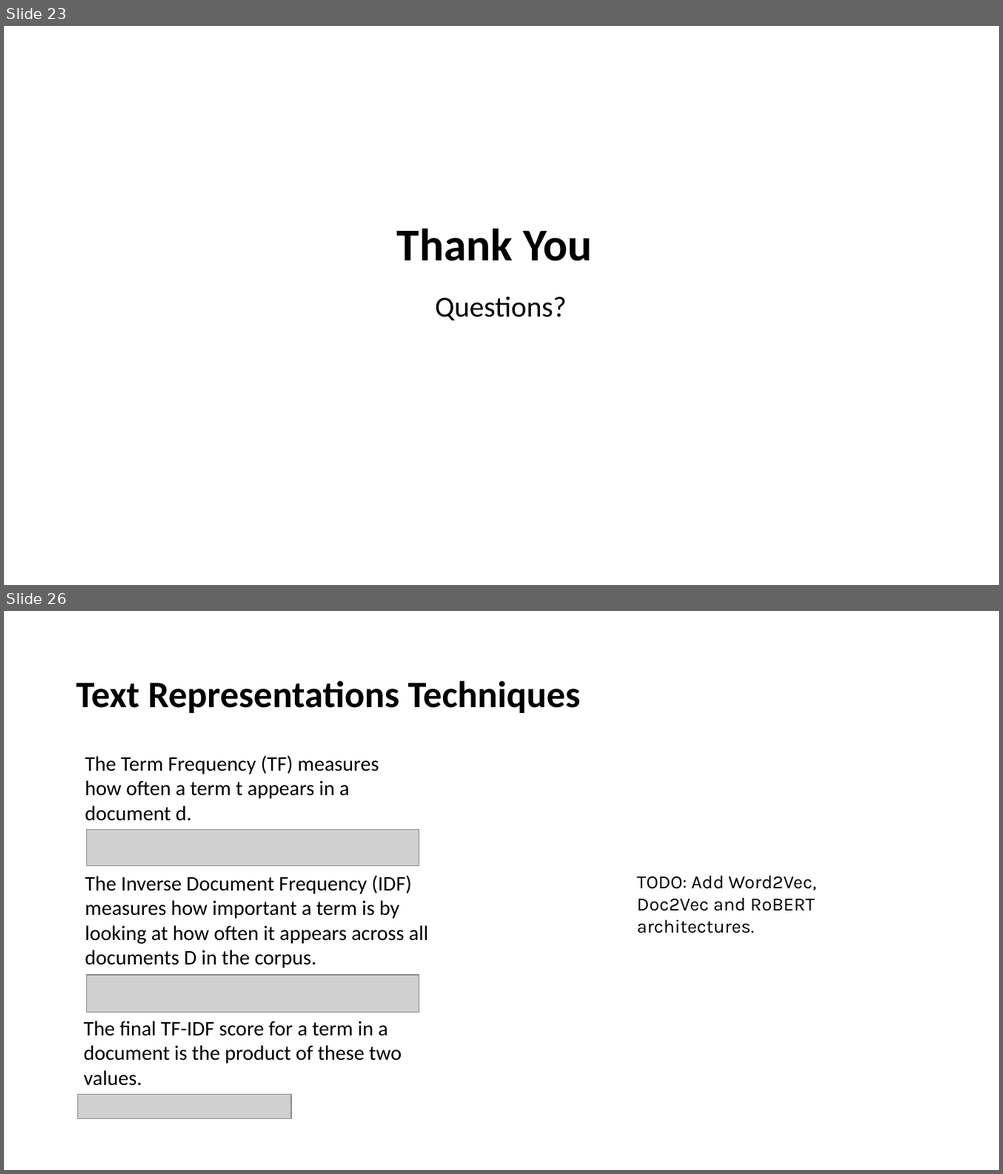
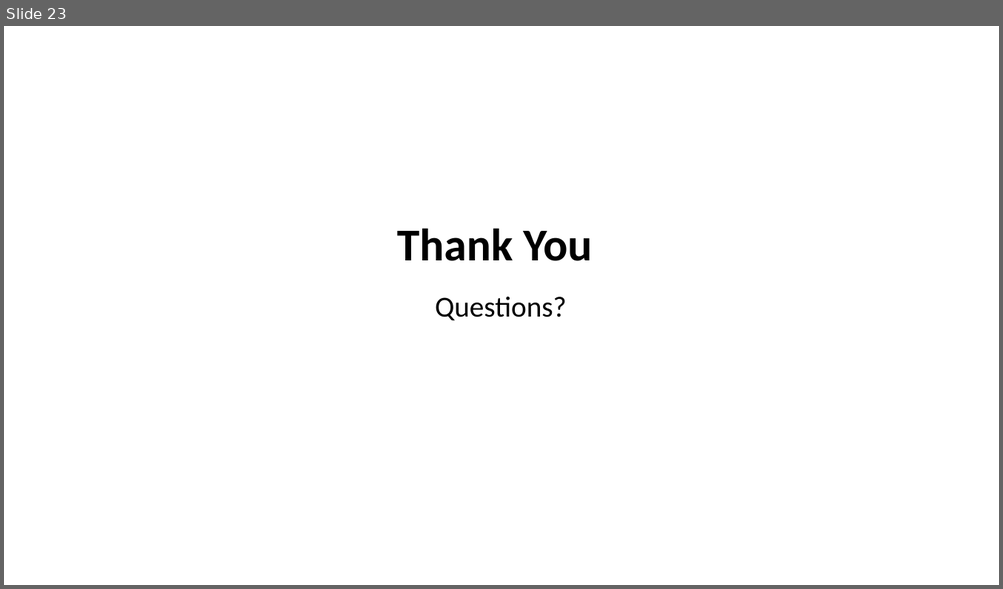
Before and after one commit to razvanxpop/romanian-fake-news-detection, a slide deck: documents/Presentation.pptx. Shown one above the other, each under a label of ours: slides 23 and 26 before the commit, slide 23 after it; the slides between them are not shown. The pictures are 1003x1174 and 1003x589 pixels, drawn with LibreOffice and Linux fonts; fonts in the diff are those of the drawing; grey boxes stand for pictures. Boxes give left, top, right and bottom in pixels: in the first picture for what was removed or moved away, otherwise in the second. Text is boxed around its words. In the diff, an @@ line names an element or a change of style, - is before the commit and + after.

Commit message:
Update presentation document

```diff
--- a/documents/Presentation.pptx
+++ b/documents/Presentation.pptx
@@ slide 26 removed at [4, 611, 999, 1170], background #FFFFFF @@
@@ title removed at [76, 681, 580, 713] @@
-Text Representations Techniques
@@ text removed at [85, 755, 379, 821] @@
-The Term Frequency (TF) measures how often a term t appears in a document d.
@@ picture removed at [87, 830, 419, 866] @@
@@ text removed at [85, 875, 428, 968] @@
-The Inverse Document Frequency (IDF) measures how important a term is by
-looking at how often it appears across all documents D in the corpus.
@@ text removed at [637, 875, 817, 934] @@
-TODO: Add Word2Vec, Doc2Vec and RoBERT architectures.
@@ picture removed at [87, 975, 419, 1012] @@
@@ text removed at [84, 1021, 401, 1086] @@
-The final TF-IDF score for a term in a document is the product of these two
-values.
@@ picture removed at [78, 1094, 291, 1119] @@
```
Also in this commit, not shown: 10 other slides removed, 1 other file.
